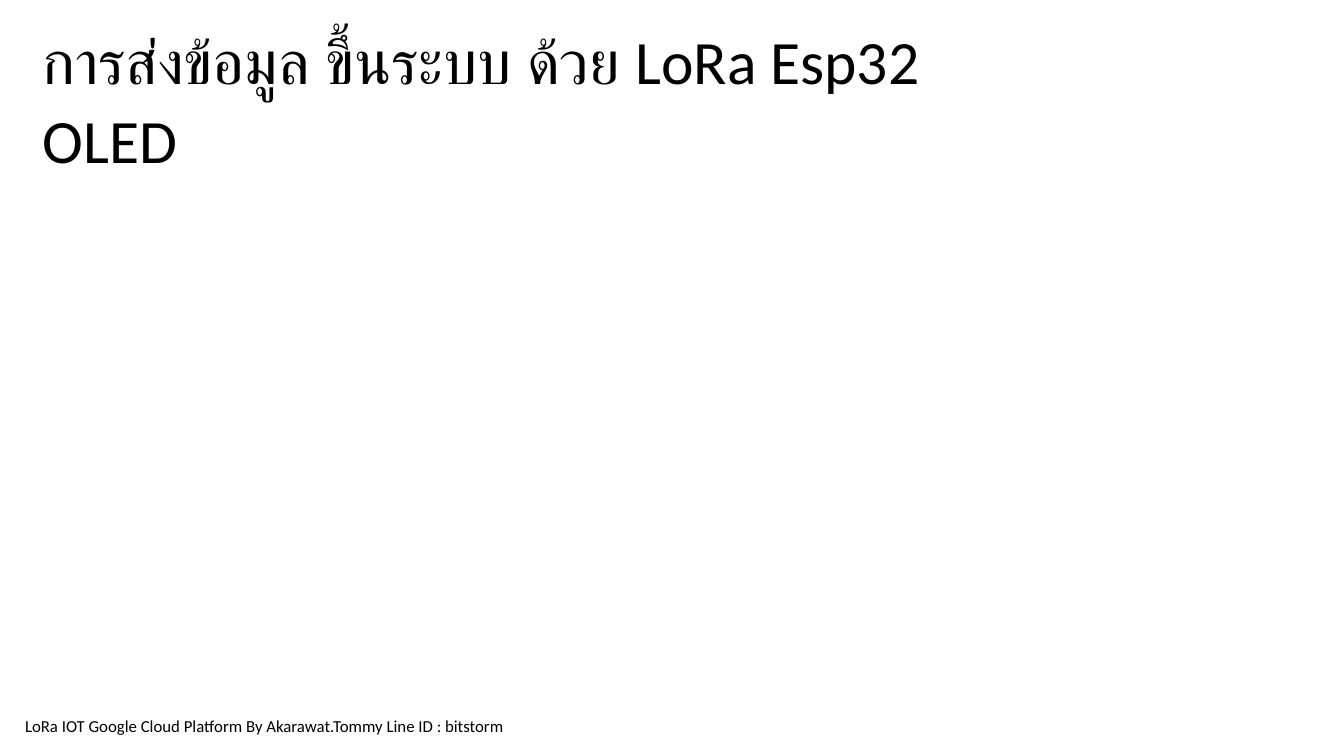
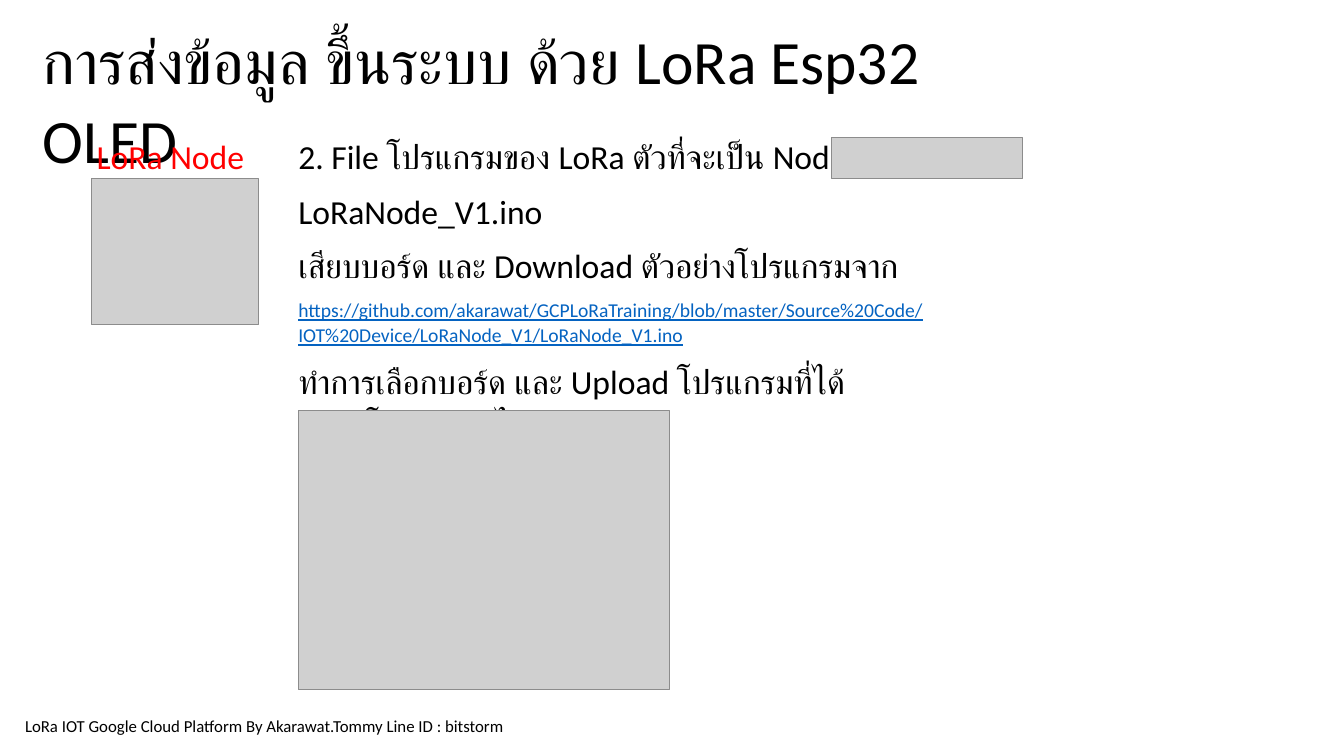
Before and after one commit to akarawat/GCPLoRaTraining, a slide deck: slide 36 of Documents/LoRaIOTGoogleCoudPlatform.pptx. Drawn at 1344x756 pixels with LibreOffice and Linux fonts; fonts in the diff are those of the drawing; grey boxes stand for pictures; background and template pictures are left out. Boxes give left, top, right and bottom in pixels: in the first picture for what was removed or moved away, otherwise in the second. Text is boxed around its words. In the diff, an @@ line names an element or a change of style, - is before the commit and + after.

```diff
--- a/Documents/LoRaIOTGoogleCoudPlatform.pptx
+++ b/Documents/LoRaIOTGoogleCoudPlatform.pptx
@@ text added at [97,142,244,170], 24 pt, text #FF0000 @@
+LoRa Node
@@ text added at [298,142,922,446], 24 pt, text #000000 @@
+2. File โปรแกรมของ LoRa ตัวที่จะเป็น Node
+LoRaNode_V1.ino
+เสียบบอร์ด และ Download ตัวอย่างโปรแกรมจาก
+https://github.com/akarawat/GCPLoRaTraining/blob/master/Source%20Code/IOT%20Device/LoRaNode_V1/LoRaNode_V1.ino
+ทำการเลือกบอร์ด และ Upload โปรแกรมที่ได้ดาวน์โหลดมาลงไป
@@ picture added at [832,137,1022,178] @@
@@ picture added at [92,179,259,326] @@
@@ picture added at [298,410,669,691] @@
```
Also in this commit, not shown: 1 other slide changed, 1 slide added, 2 other files.
